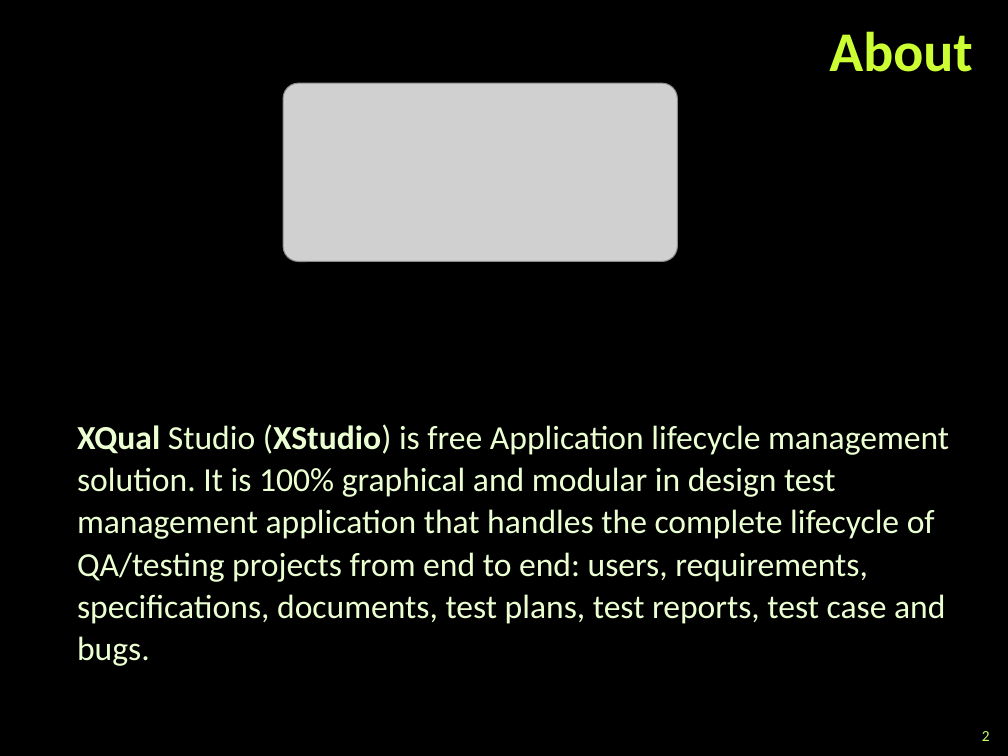
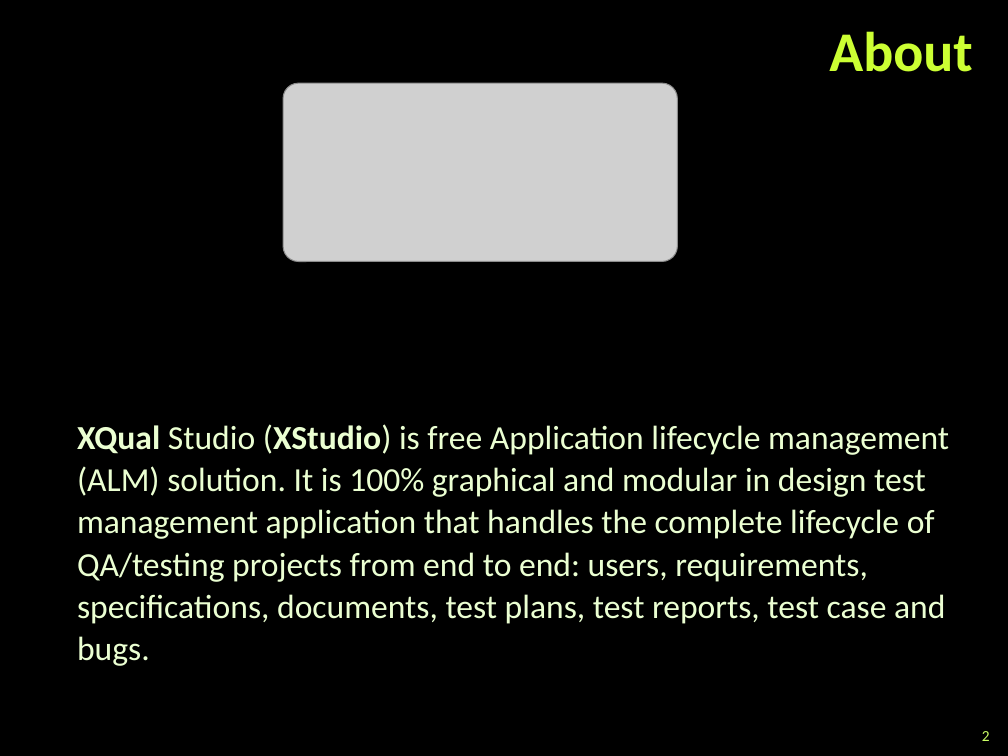
Before and after one commit to eandmir/TeamStarofSierraLeone, a slide deck: slide 2 of XStudio Test management tool.pptx. Drawn at 1008x756 pixels with LibreOffice and Linux fonts; fonts in the diff are those of the drawing; grey boxes stand for pictures; background and template pictures are left out. Boxes give left, top, right and bottom in pixels: in the first picture for what was removed or moved away, otherwise in the second. Text is boxed around its words. In the diff, an @@ line names an element or a change of style, - is before the commit and + after.

```diff
--- a/XStudio Test management tool.pptx
+++ b/XStudio Test management tool.pptx
@@ text at (77,424,949,666): text changed @@
-XQual Studio (XStudio) is free Application lifecycle management solution. It is 100% graphical and modular in design test management application that handles the complete lifecycle of QA/testing projects from end to end: users, requirements, specifications, documents, test plans, test reports, test case and bugs.
+XQual Studio (XStudio) is free Application lifecycle management (ALM) solution. It is 100% graphical and modular in design test management application that handles the complete lifecycle of QA/testing projects from end to end: users, requirements, specifications, documents, test plans, test reports, test case and bugs.
```
